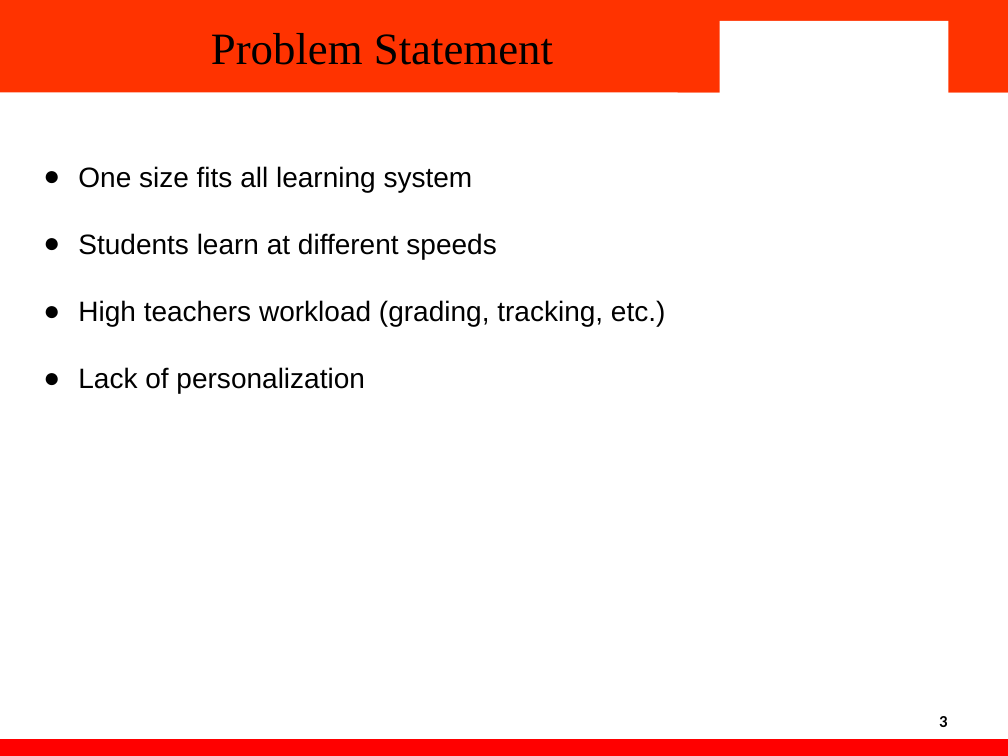
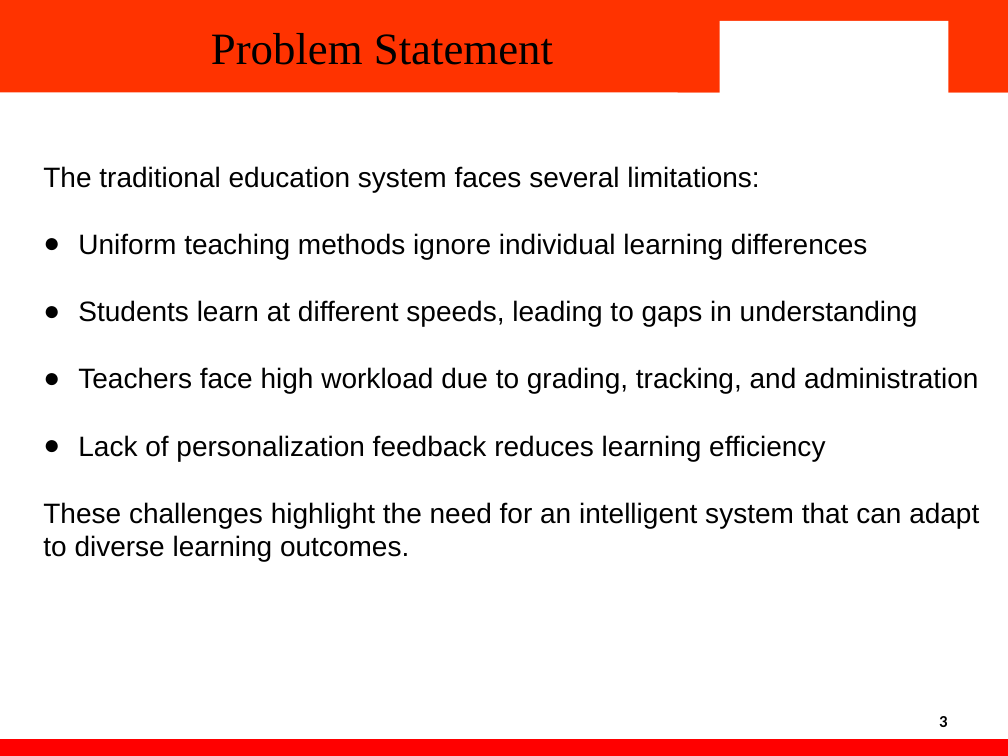
Before and after one commit to Heykrishna/impact-of-ai-on-education, a slide deck: slide 3 of PPT/Final.pptx. Drawn at 1008x756 pixels with LibreOffice and Linux fonts; fonts in the diff are those of the drawing; background and template pictures are left out. Boxes give left, top, right and bottom in pixels: in the first picture for what was removed or moved away, otherwise in the second. Text is boxed around its words. In the diff, an @@ line names an element or a change of style, - is before the commit and + after.

```diff
--- a/PPT/Final.pptx
+++ b/PPT/Final.pptx
@@ text at (43, 166, 979, 562): text changed @@
-● One size fits all learning system
-● Students learn at different speeds
-● High teachers workload (grading, tracking, etc.)
-● Lack of personalization
+The traditional education system faces several limitations:
+● Uniform teaching methods ignore individual learning differences
+● Students learn at different speeds, leading to gaps in understanding
+● Teachers face high workload due to grading, tracking, and administration
+● Lack of personalization feedback reduces learning efficiency
+These challenges highlight the need for an intelligent system that can adapt to diverse learning outcomes.
```
Also in this commit, not shown: 16 other slides changed, 3 slides removed.
